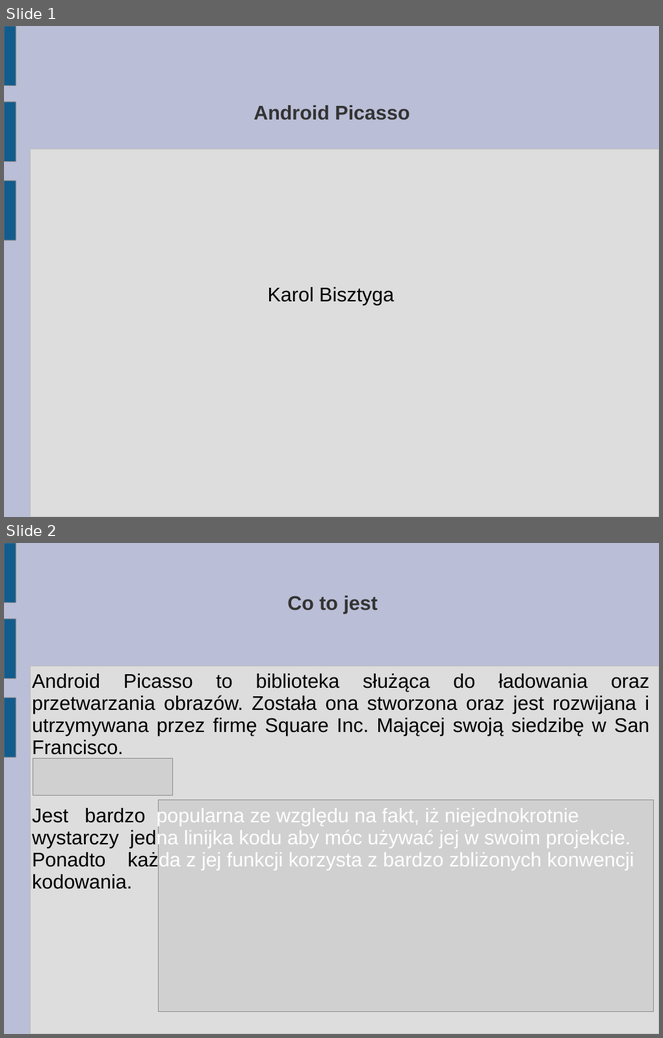
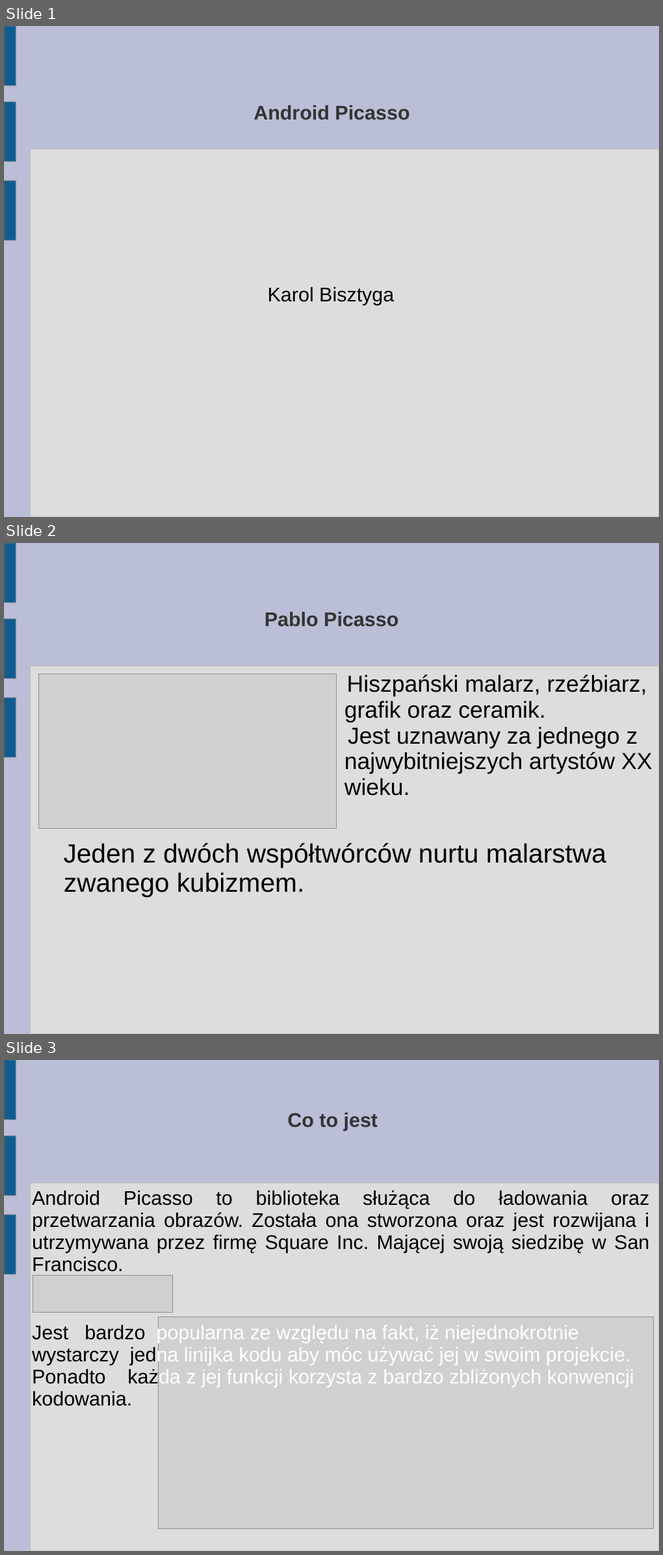
Before and after one commit to karolbisztyga/studies, a slide deck: android/picassopresentation/prezentacja.ppt. Shown one above the other, each under a label of ours: slides 1 and 2 before the commit, slides 1, 2 and 3 after it. The pictures are 663x1038 and 663x1555 pixels, drawn with LibreOffice and Linux fonts; fonts in the diff are those of the drawing; grey boxes stand for pictures. Boxes give left, top, right and bottom in pixels: in the first picture for what was removed or moved away, otherwise in the second. Text is boxed around its words. In the diff, an @@ line names an element or a change of style, - is before the commit and + after.

Commit message:
pablo picasso

```diff
--- a/android/picassopresentation/prezentacja.ppt
+++ b/android/picassopresentation/prezentacja.ppt
@@ slide 2 added at bbox=[4, 543, 659, 1034], background #BABED6; not listed: 4 template elements that a slide beside it also shows @@
@@ title added at bbox=[265, 612, 399, 627], 24 pt, text #333333, bold @@
+Pablo Picasso
@@ picture added at bbox=[39, 674, 336, 828] @@
@@ text added at bbox=[345, 674, 652, 796], 28 pt, text #000000 @@
+Hiszpański malarz, rzeźbiarz, grafik oraz ceramik.
+Jest uznawany za jednego z najwybitniejszych artystów XX wieku.
@@ text added at bbox=[64, 843, 607, 897], 32 pt, text #000000 @@
+Jeden z dwóch współtwórców nurtu malarstwa zwanego kubizmem.
@@ what was slide 2 is now slide 3 @@
```
